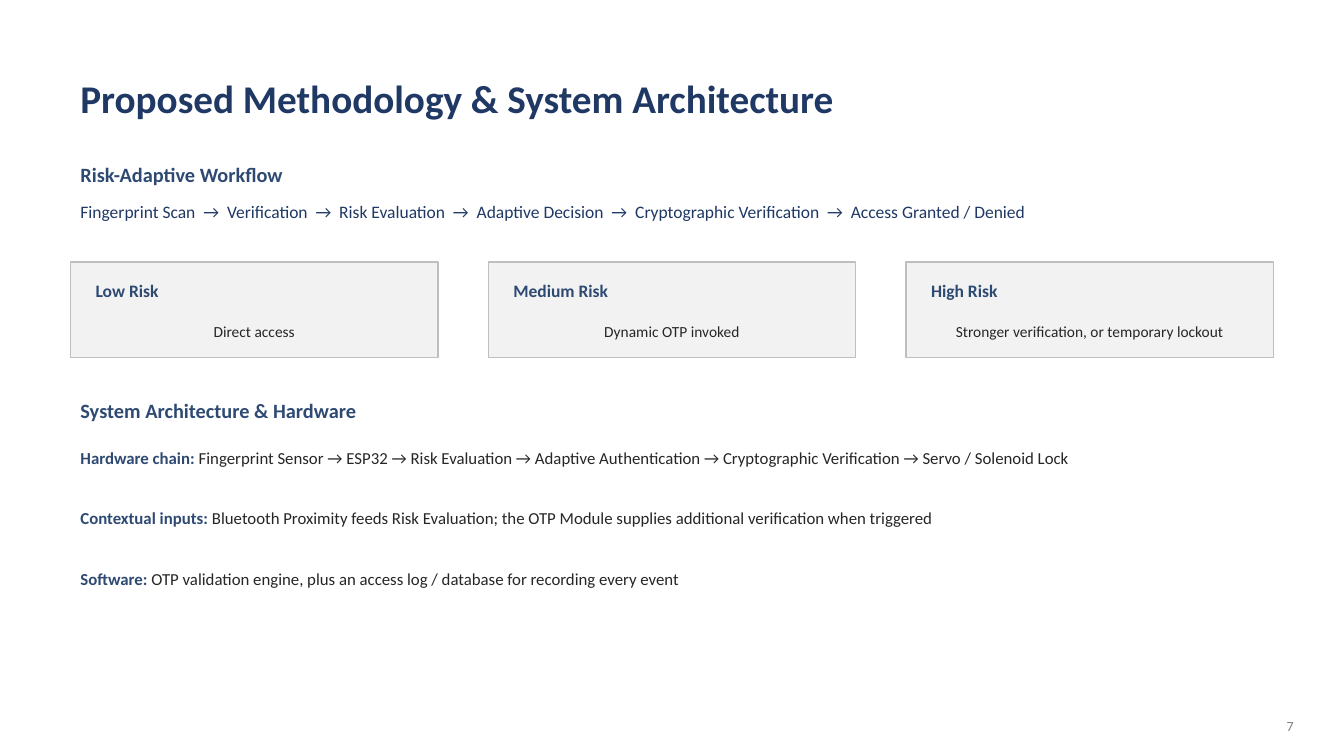
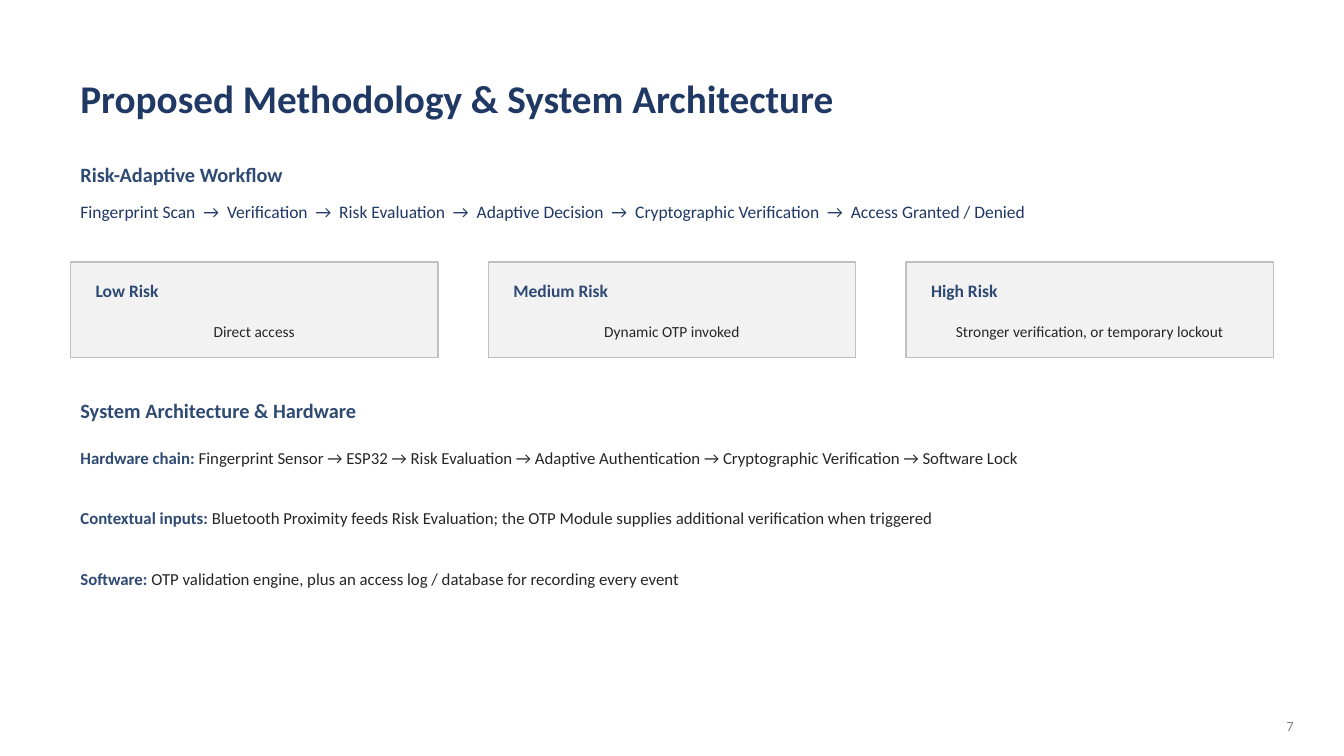
Before and after one commit to roshinig2025/IDP, a slide deck: slide 7 of Bio-Crypt_Lock.pptx. Drawn at 1344x756 pixels with LibreOffice and Linux fonts; fonts in the diff are those of the drawing. Boxes give left, top, right and bottom in pixels: in the first picture for what was removed or moved away, otherwise in the second. Text is boxed around its words. In the diff, an @@ line names an element or a change of style, - is before the commit and + after.

```diff
--- a/Bio-Crypt_Lock.pptx
+++ b/Bio-Crypt_Lock.pptx
@@ text at box(80, 452, 1018, 467): text changed @@
-Hardware chain: Fingerprint Sensor → ESP32 → Risk Evaluation → Adaptive Authentication → Cryptographic Verification → Servo / Solenoid Lock
+Hardware chain: Fingerprint Sensor → ESP32 → Risk Evaluation → Adaptive Authentication → Cryptographic Verification → Software Lock
```
Also in this commit, not shown: 1 other slide changed, 7 other files.
